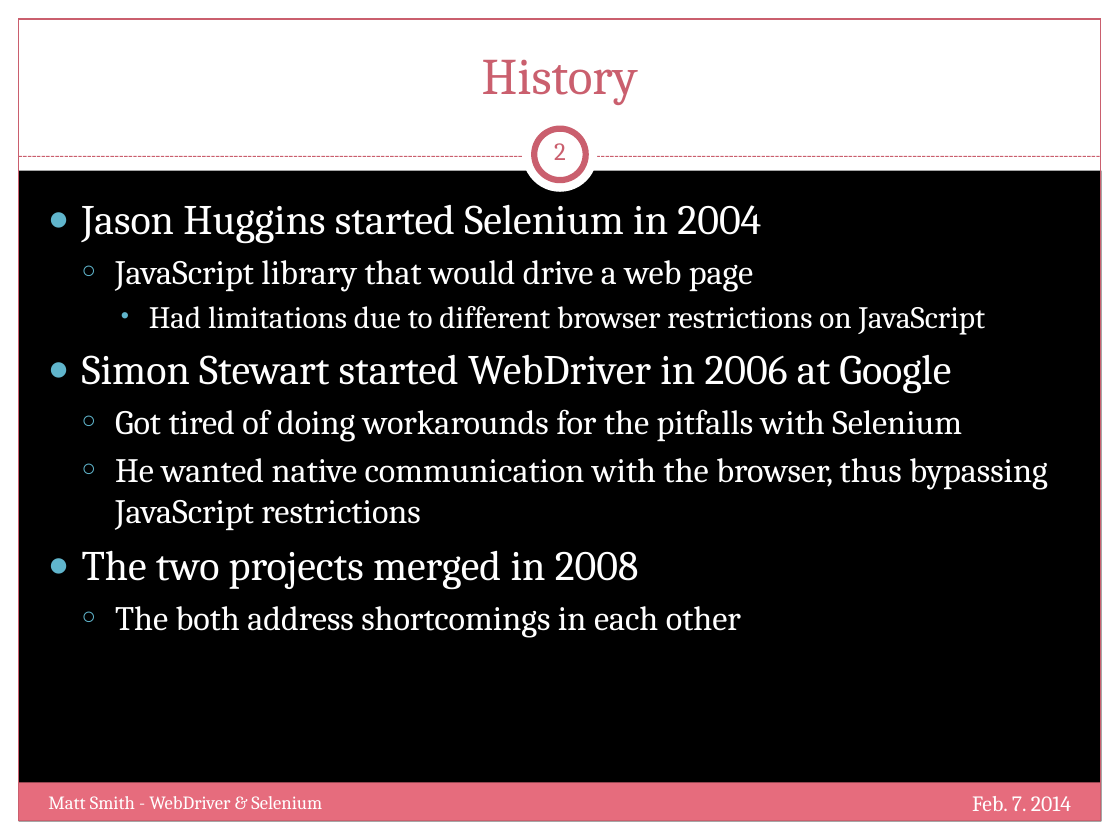
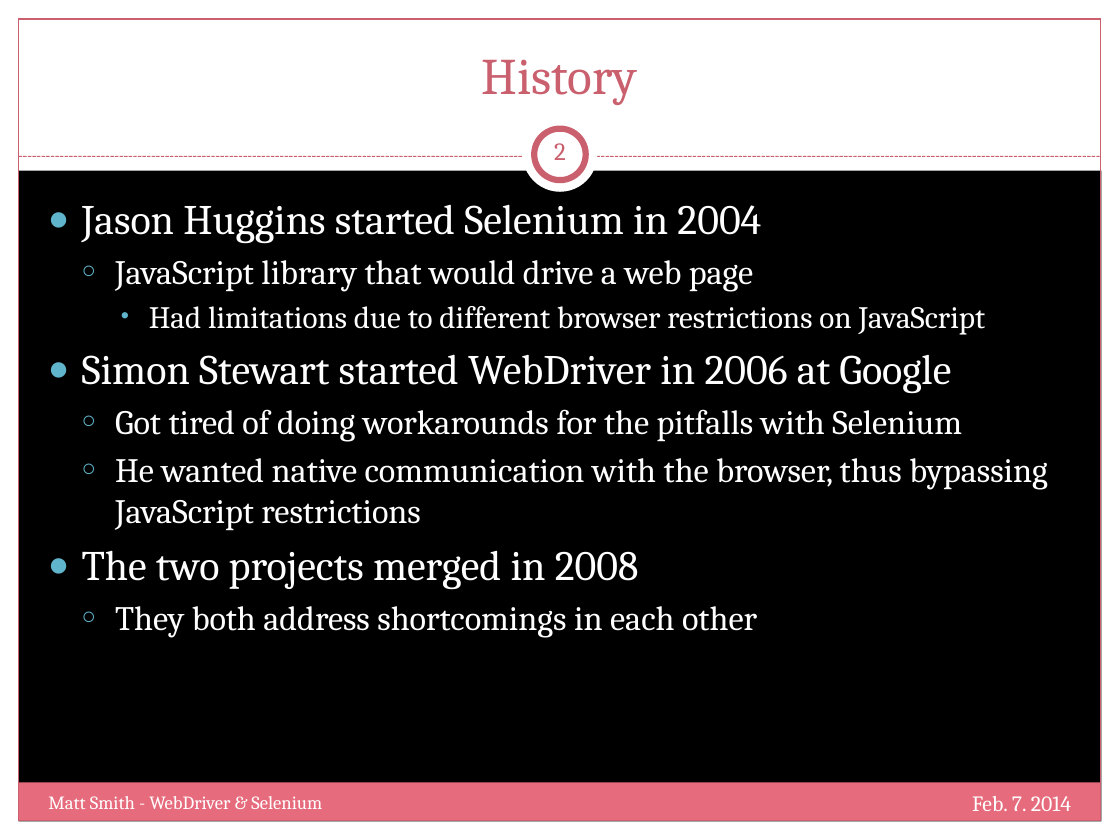
Before and after one commit to mtscout6/my-presentations, a slide deck: slide 2 of WebDriver/Slides.pptx. Drawn at 1120x840 pixels with LibreOffice and Linux fonts; fonts in the diff are those of the drawing; background and template pictures are left out. Boxes give left, top, right and bottom in pixels: in the first picture for what was removed or moved away, otherwise in the second. Text is boxed around its words. In the diff, an @@ line names an element or a change of style, - is before the commit and + after.

```diff
--- a/WebDriver/Slides.pptx
+++ b/WebDriver/Slides.pptx
@@ text at <box>115,606,757,637</box>: text changed @@
-  ○ The both address shortcomings in each other
+  ○ They both address shortcomings in each other
```
Also in this commit, not shown: 5 other slides changed, 9 slides added, 3 other files.
